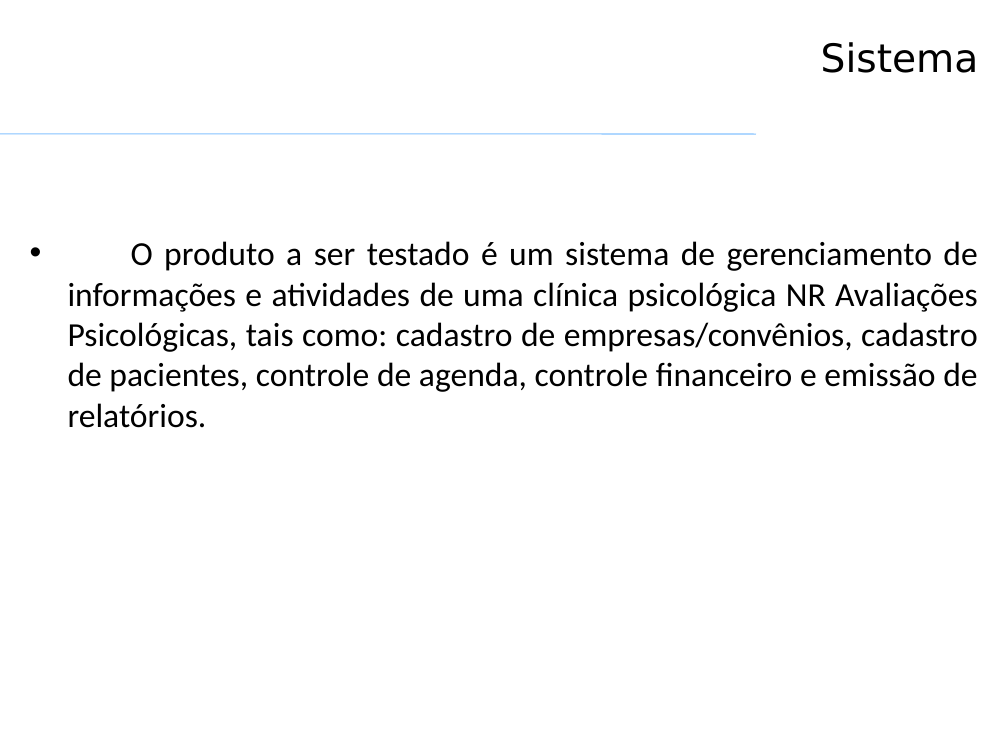
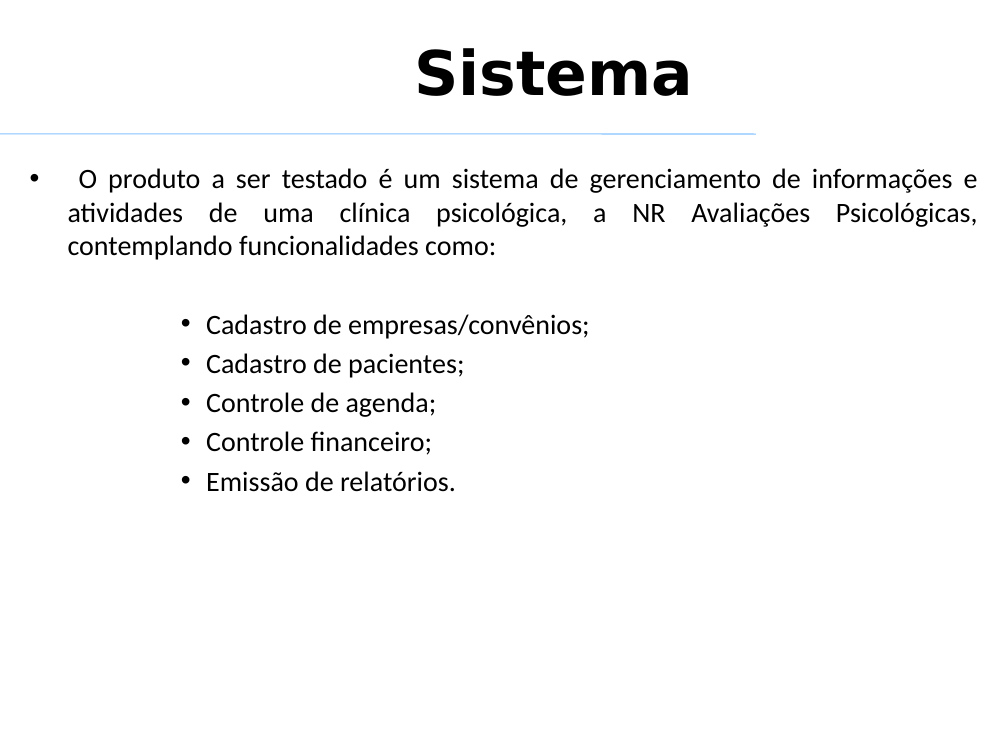
Before and after one commit to VagnerAlcantara/TCC, a slide deck: slide 4 of Qualidade de Produto de SW/Qualidade de produto de SW - TRABALHO.pptx. Drawn at 1008x756 pixels with LibreOffice and Linux fonts; fonts in the diff are those of the drawing; background and template pictures are left out. Boxes give left, top, right and bottom in pixels: in the first picture for what was removed or moved away, otherwise in the second. Text is boxed around its words. In the diff, an @@ line names an element or a change of style, - is before the commit and + after.

```diff
--- a/Qualidade de Produto de SW/Qualidade de produto de SW - TRABALHO.pptx
+++ b/Qualidade de Produto de SW/Qualidade de produto de SW - TRABALHO.pptx
@@ text "Sistema" at (x1=414, y1=48, x2=693, y2=96): size 28 to 44 pt, bold on; alignment right to centre @@
@@ text at (x1=68, y1=168, x2=978, y2=492): text changed; size 24 to 20 pt @@
-• O produto a ser testado é um sistema de gerenciamento de informações e atividades de uma clínica psicológica NR Avaliações Psicológicas, tais como: cadastro de empresas/convênios, cadastro de pacientes, controle de agenda, controle financeiro e emissão de relatórios.
+• O produto a ser testado é um sistema de gerenciamento de informações e atividades de uma clínica psicológica, a NR Avaliações Psicológicas, contemplando funcionalidades como:
+      • Cadastro de empresas/convênios;
+      • Cadastro de pacientes;
+      • Controle de agenda;
+      • Controle financeiro;
+      • Emissão de relatórios.
```
Also in this commit, not shown: 18 other slides changed.
